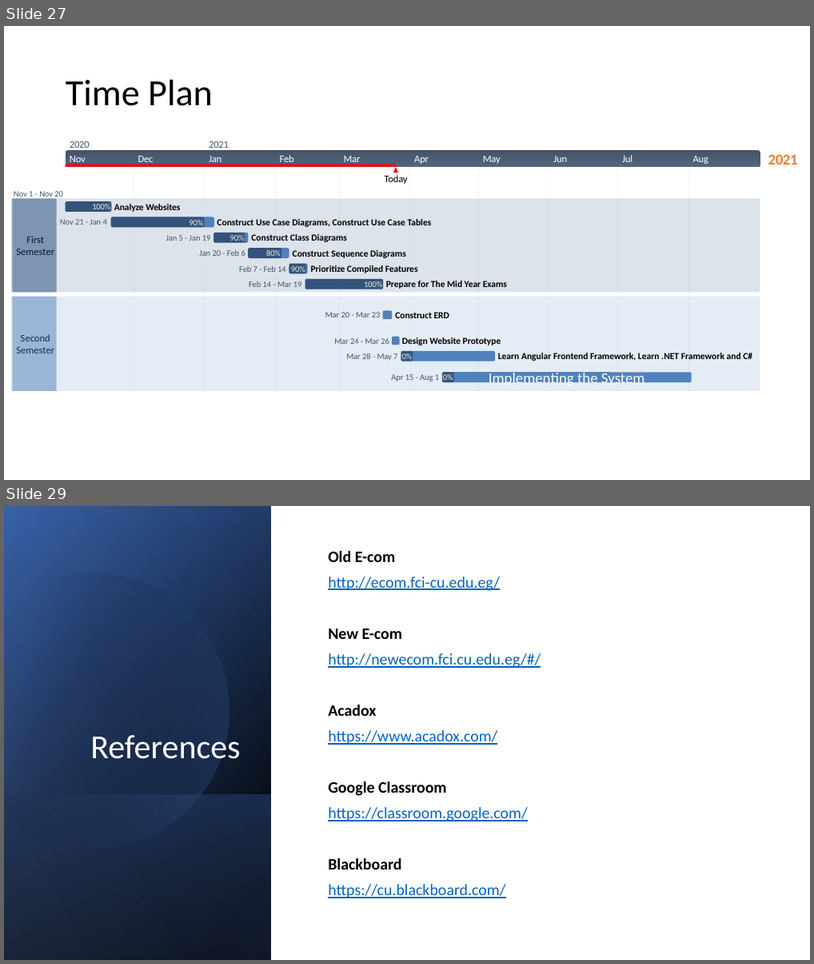
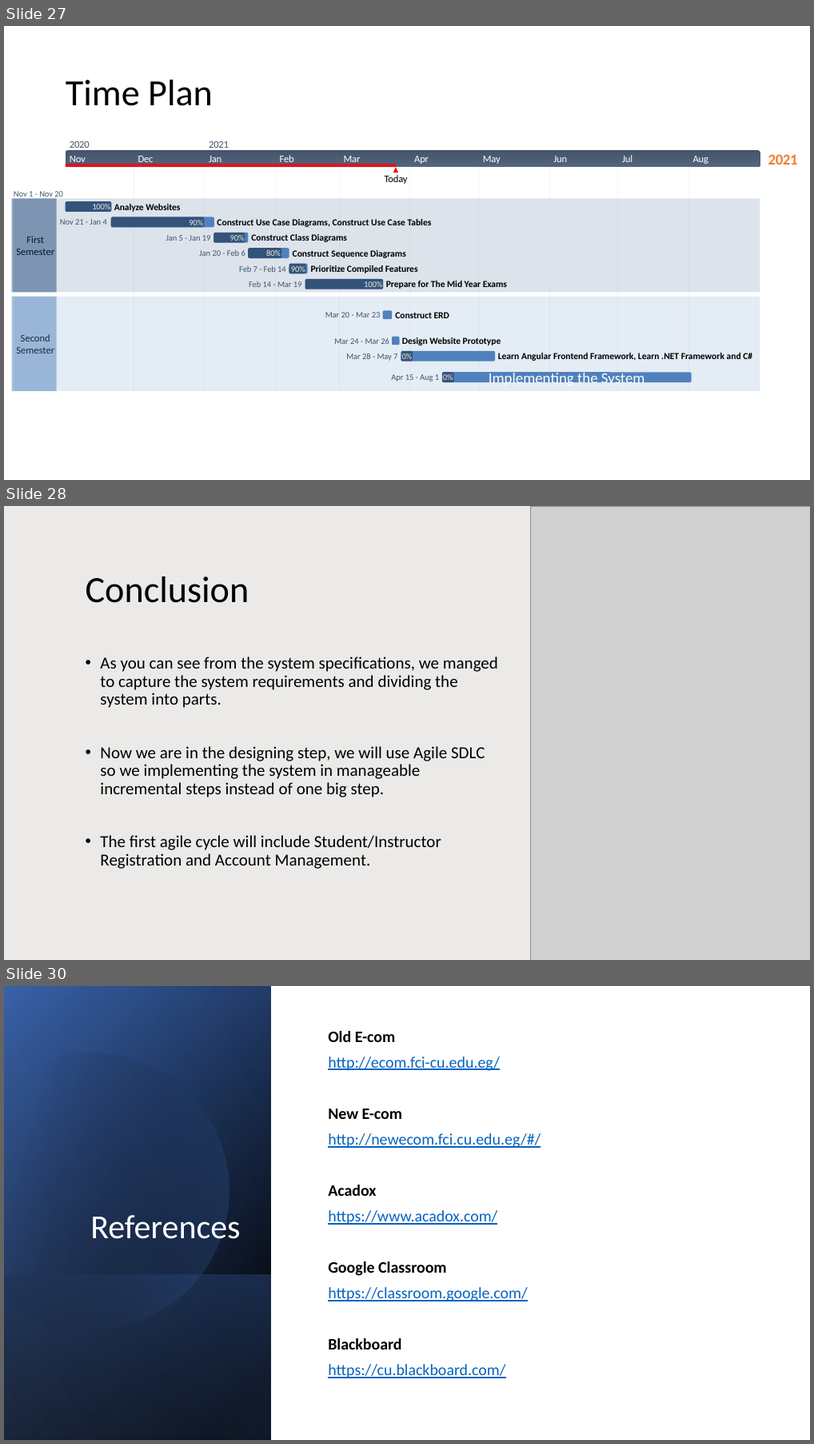
Before and after one commit to mounirsabry/Better_Ecom_GP, a slide deck: Discussions/Midyear_Discussion/presentation.pptx. Shown one above the other, each under a label of ours: slides 27 and 29 before the commit, slides 27, 28 and 30 after it; the slides between them are not shown. The pictures are 814x964 and 814x1444 pixels, drawn with LibreOffice and Linux fonts; fonts in the diff are those of the drawing; grey boxes stand for pictures. Boxes give left, top, right and bottom in pixels: in the first picture for what was removed or moved away, otherwise in the second. Text is boxed around its words. In the diff, an @@ line names an element or a change of style, - is before the commit and + after.

```diff
--- a/Discussions/Midyear_Discussion/presentation.pptx
+++ b/Discussions/Midyear_Discussion/presentation.pptx
@@ slide 28 added at (4, 506, 810, 960), background #FFFFFF @@
@@ rectangle added at (4, 506, 601, 960), fill #82766A at 15% opacity @@
@@ picture added at (531, 506, 810, 960) @@
@@ title added at (86, 576, 250, 603), 44 pt, text #000000 @@
+Conclusion
@@ text added at (100, 656, 498, 868), 20 pt, text #000000 @@
+• As you can see from the system specifications, we manged to capture the system requirements and dividing the system into parts.
+• Now we are in the designing step, we will use Agile SDLC so we implementing the system in manageable incremental steps instead of one big step.
+• The first agile cycle will include Student/Instructor Registration and Account Management.
@@ what was slide 29 is now slide 30 @@
```
Also in this commit, not shown: 10 slides changed, 2 other slides added, 2 slides removed, 2 other files.
